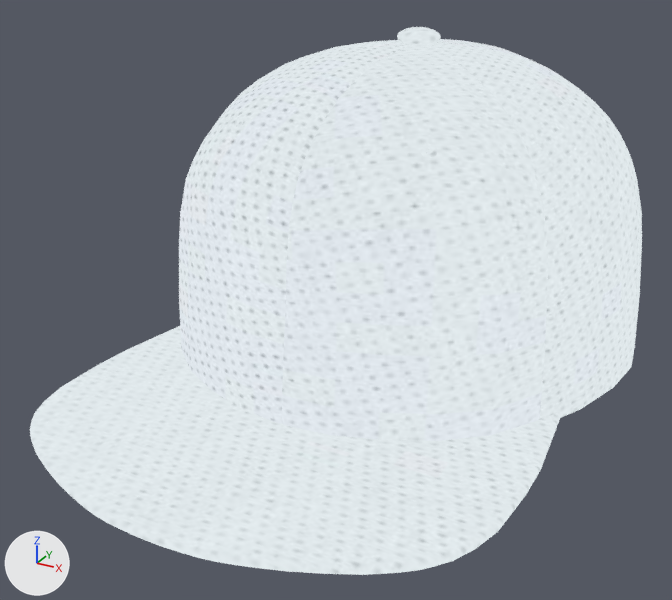
Before and after pictures for a commit that changed the glTF model models/03_aba_reta.glb.
The view is the same before and after, from a camera (50 mm lens) standing at (2.24, -4.57, 2.54) and looking at (-0.1, -0.32, 0.41). Arrows for +X, +Y and +Z are at lower left; the lights stay in place. Where no turn or scale is listed for an object, it has been applied to the vertices.

The first picture shows 'aba_cima', 'corpo', 'frente'.
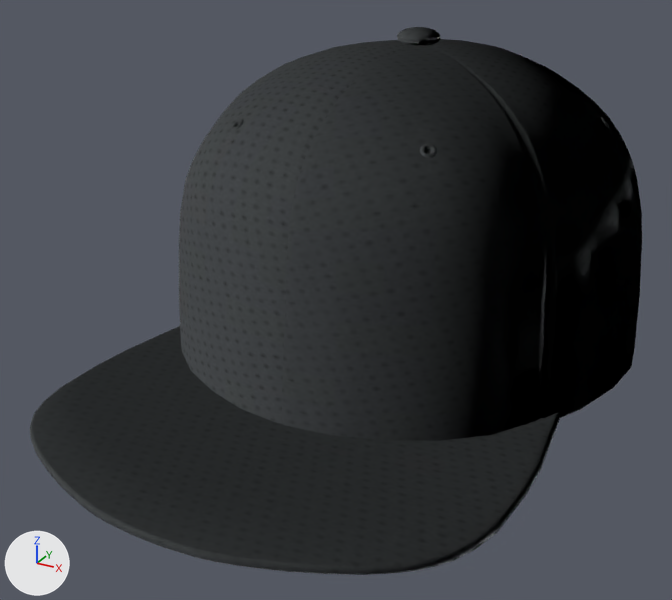
Location of each change, (x1, y1, x2, y2) in pixels of the pictures (672 x 600 px):
```json
{"object": "frente", "change": "recoloured", "before": [179, 44, 548, 441], "after": [179, 44, 548, 441], "on screen": "white to black"}
{"object": "aba_cima", "change": "recoloured", "before": [30, 326, 561, 575], "after": [30, 326, 561, 575], "on screen": "white to black"}
{"object": "corpo", "change": "recoloured", "before": [220, 27, 642, 418], "after": [220, 27, 642, 418], "on screen": "white to black"}
```

Edits to the scene script, one JSON object a line:
```json
{"op": "add", "block": "mat_materiais_001", "code": ["mat_materiais_001 = principled_material('Materiais.001')", "mat_materiais_001.texture = img_poliester", "mat_materiais_001.roughness = 1.0"]}
{"op": "add", "block": "mat_materiais_003", "code": ["mat_materiais_003 = principled_material('Materiais.003')", "mat_materiais_003.texture = img_poliester", "mat_materiais_003.roughness = 1.0"]}
{"op": "add", "block": "mat_materiais_002", "code": ["mat_materiais_002 = principled_material('Materiais.002')", "mat_materiais_002.texture = img_poliester", "mat_materiais_002.roughness = 1.0"]}
{"block": "me_object_0", "where": "me_object_0.from_pydata(...)  # 6046 vertices, 11422 faces; spans x -1.4..1.4, y -1.06..2.09, z 0.08..2.03"}
{"op": "remove", "block": "me_object_0", "code": "me_object_0.materials.append(mat_materiais)"}
{"op": "add", "block": "me_object_0", "code": "me_object_0.materials.append(mat_materiais_002)  # picture img_poliester"}
{"block": "me_object_0_001", "where": "me_object_0_001.from_pydata(...)  # 669 vertices, 1204 faces; spans x -1.28..1.28, y -2.16..-0.21, z 0.16..0.27"}
{"op": "remove", "block": "me_object_0_001", "code": "me_object_0_001.materials.append(mat_materiais)"}
{"op": "add", "block": "me_object_0_001", "code": "me_object_0_001.materials.append(mat_materiais_003)  # picture img_poliester"}
{"block": "me_object_0_003", "where": "me_object_0_003.from_pydata(...)  # 781 vertices, 1432 faces; spans x -1.13..1.13, y -1.1..0.44, z 0.16..1.94"}
{"op": "remove", "block": "me_object_0_003", "code": "me_object_0_003.materials.append(mat_materiais)"}
{"op": "add", "block": "me_object_0_003", "code": "me_object_0_003.materials.append(mat_materiais_001)  # picture img_poliester"}
```
